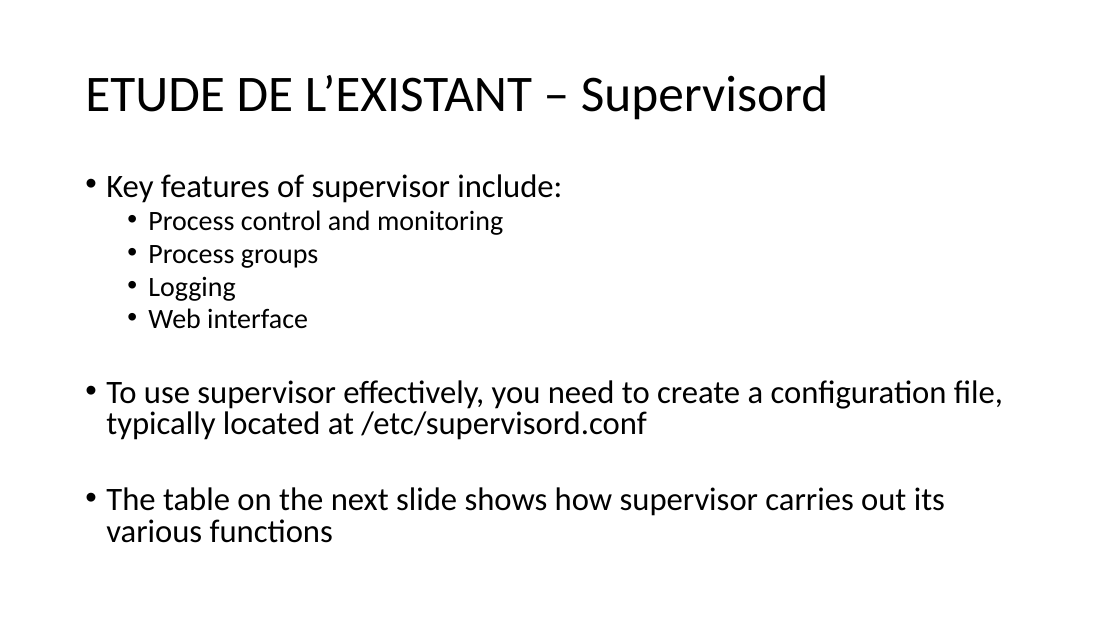
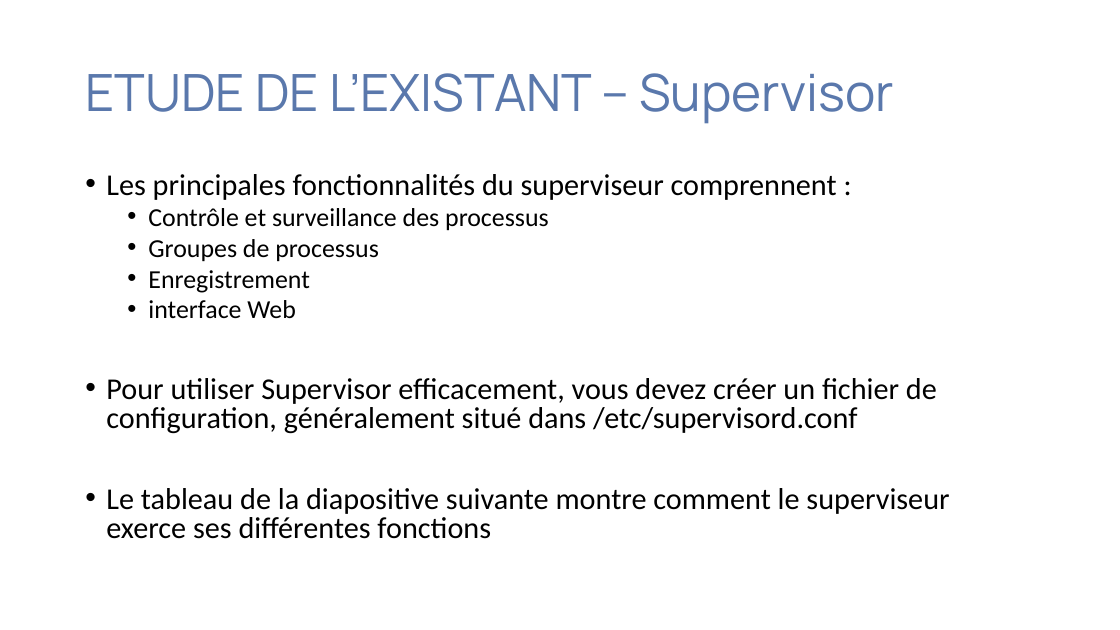
Before and after one commit to Nguh-Prince/TaskMan, a slide deck: slide 12 of documents/CAHIER D’ANALYSES POUR LE GESTIONNAIRE DE TACHES.pptx. Drawn at 1120x630 pixels with LibreOffice and Linux fonts; fonts in the diff are those of the drawing. Boxes give left, top, right and bottom in pixels: in the first picture for what was removed or moved away, otherwise in the second. Text is boxed around its words. In the diff, an @@ line names an element or a change of style, - is before the commit and + after.

```diff
--- a/documents/CAHIER D’ANALYSES POUR LE GESTIONNAIRE DE TACHES.pptx
+++ b/documents/CAHIER D’ANALYSES POUR LE GESTIONNAIRE DE TACHES.pptx
@@ title at bbox=[85, 73, 894, 124]: text changed; font Calibri to Manrope; text colour #000000 to #5A78AC @@
-ETUDE DE L’EXISTANT – Supervisord
+ETUDE DE L’EXISTANT – Supervisor
@@ text at bbox=[106, 174, 949, 539]: text changed; size 28 to 25.9 pt @@
-• Key features of supervisor include:
-  • Process control and monitoring
-  • Process groups
-  • Logging
-  • Web interface
-• To use supervisor effectively, you need to create a configuration file, typically located at /etc/supervisord.conf
-• The table on the next slide shows how supervisor carries out its various functions
+• Les principales fonctionnalités du superviseur comprennent :
+  • Contrôle et surveillance des processus
+  • Groupes de processus
+  • Enregistrement
+  • interface Web
+• Pour utiliser Supervisor efficacement, vous devez créer un fichier de configuration, généralement situé dans /etc/supervisord.conf
+• Le tableau de la diapositive suivante montre comment le superviseur exerce ses différentes fonctions
```
Also in this commit, not shown: 14 other slides changed, 2 slides added, 3 slides removed, 57 other files.
